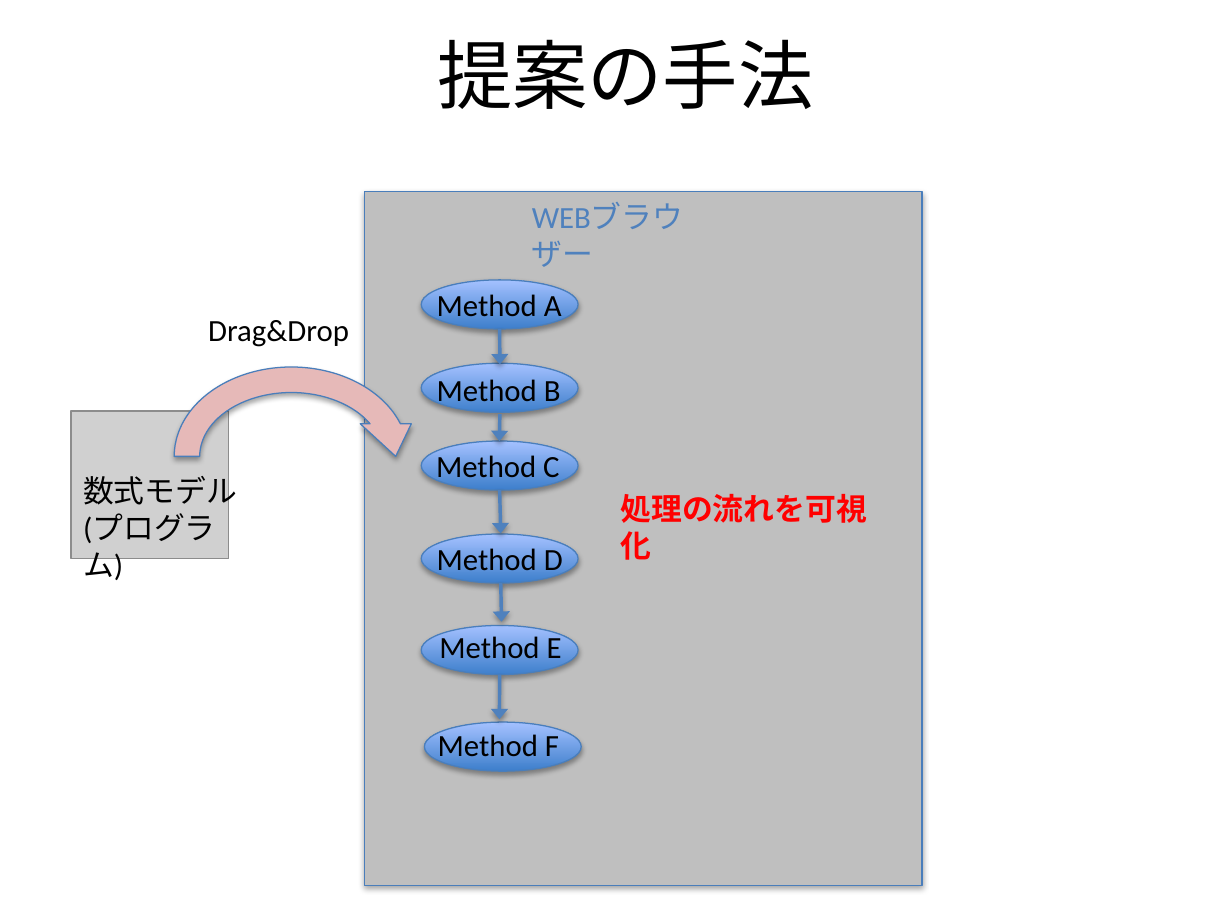
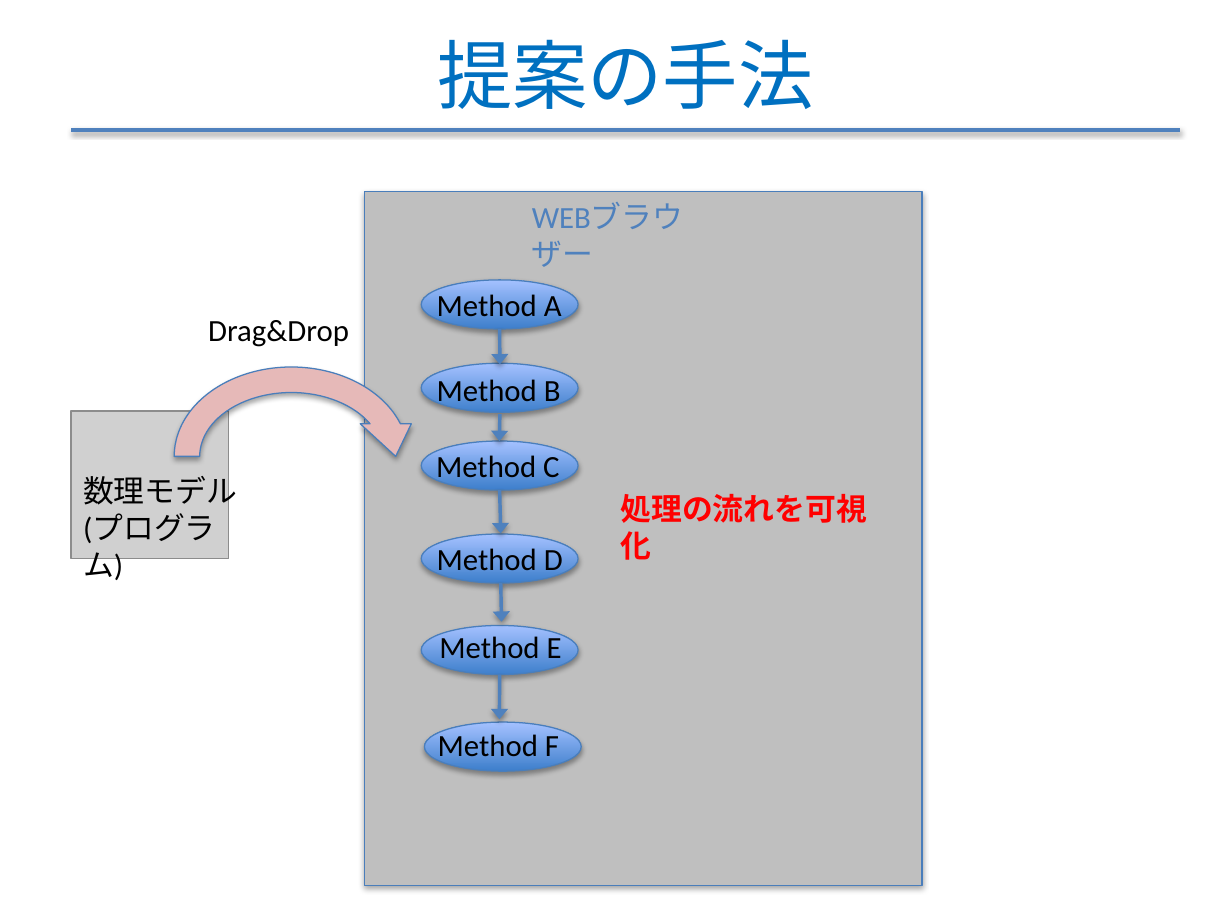
Before and after one commit to f-akazawa/akaz_uecdevelop, a slide deck: slide 12 of doc/中間発表資料.pptx (slide 11 before the commit). Drawn at 1232x924 pixels with LibreOffice and Linux fonts; fonts in the diff are those of the drawing; grey boxes stand for pictures. Boxes give left, top, right and bottom in pixels: in the first picture for what was removed or moved away, otherwise in the second. Text is boxed around its words. In the diff, an @@ line names an element or a change of style, - is before the commit and + after.

```diff
--- a/doc/中間発表資料.pptx
+++ b/doc/中間発表資料.pptx
@@ title "提案の手法" at (x1=437, y1=39, x2=813, y2=109): text colour #000000 to #0070C0 @@
@@ line added from (71, 131) to (1180, 131), #4F81BD 2 pt @@
@@ text at (x1=83, y1=471, x2=237, y2=543): text changed @@
-数式モデル
-(プログラム)
+数理モデル
+(プログラム)
```
Also in this commit, not shown: 17 other slides changed, 1 slide added.
